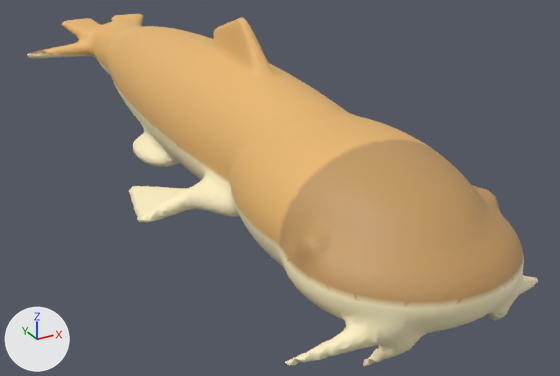
Two versions of the glTF model pack/catfish/catfish.glb, one commit apart.
Before and after are seen from a 50 mm camera at (-2.47, -5.54, 1.86) aimed at (0.3, -0.5, -0.66). The axes (+X, +Y, +Z) are drawn at lower left. The lights are the same throughout. The first picture is the older version.

The older version as bpy lines, for what is in view:
```python
me_catfish = bpy.data.meshes.new('catfish')
me_catfish.from_pydata(...)  # 24298 vertices, 48588 faces; spans x -0.98..0.98, y -3.13..3.13, z -0.74..0.74
me_catfish.materials.append(mat_catfish_bright)
ob_catfish = bpy.data.objects.new('catfish', me_catfish)
ob_catfish.location = (0.0, 0.0, 0.0)
```
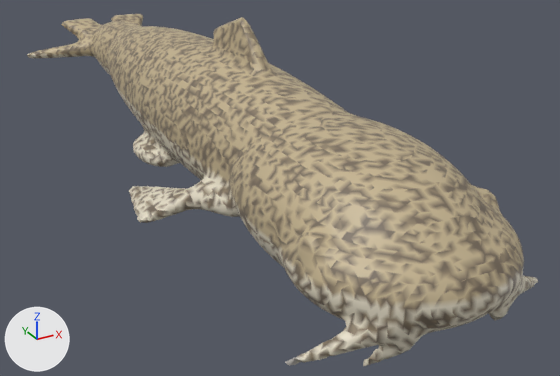
Diff of the bpy script that builds the scene:
```diff
--- a/pack/catfish/catfish.glb.py
+++ b/pack/catfish/catfish.glb.py
@@ me_catfish @@
 me_catfish.from_pydata(...)  # 24298 vertices, 48588 faces; spans x -0.98..0.98, y -3.13..3.13, z -0.74..0.74
 # used by ob_catfish; location = (0.0, 0.0, 0.0)
+# me_catfish part 1: 14319 faces centred in x -0.98..0.97, y -3.13..3.07, z -0.73..-0.16 are repainted in the vertex colours; the middle colour goes from beige #fff1c4 to pale yellow #e5ddc8
+# me_catfish part 2: 10526 faces centred in x -0.96..0.97, y -3.12..3.06, z -0.73..-0.17 are repainted in the vertex colours; the middle colour goes from beige #fff1c4 to brown #908169
+# me_catfish part 3: 23743 faces centred in x -0.86..0.83, y -3.12..3.12, z -0.19..0.73 are repainted in the vertex colours; the middle colour goes from orange #eab86f to beige #c4b390
 me_catfish.materials.append(mat_catfish_bright)
```

What differs and where, as boxes (x1, y1, x2, y2) in the pictures (560 x 376 px):
part 1 of me_catfish, recoloured
    both: (28, 53, 538, 366)
part 2 of me_catfish, recoloured
    both: (27, 53, 539, 366)
part 3 of me_catfish, recoloured
    both: (28, 14, 524, 308)
